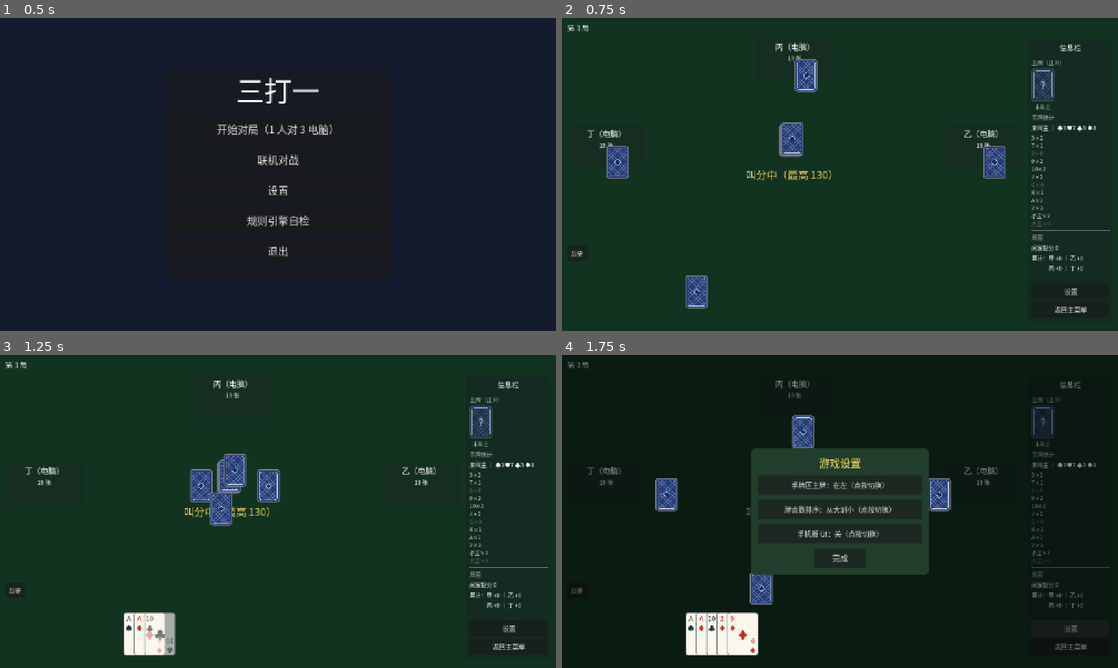
Above: before the commit, frames 1-4 (two rows, left to right).
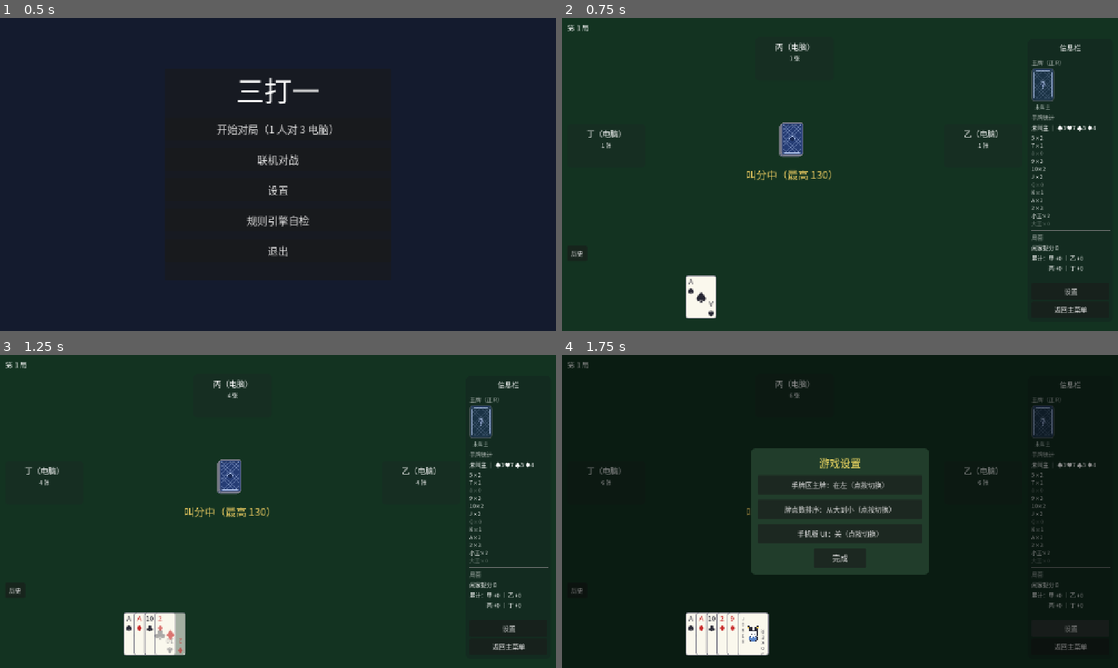
Above: after the commit, the same moments.

Repository: longy1/three-beat-one
Game: Godot game, scene res://scene/menu/main_menu.tscn
Two runs of this game, one before a commit and one after it. Both use one fixed random seed, a clock stepped at 60 frames per second and the inputs below.
Inputs:
- Up to frame 1 (0.5 s): no input
- Up to frame 2 (0.75 s): click "开始对局（1 人对 3 电脑）" at 0.5 s
- Up to frame 3 (1.25 s): no input
- Up to frame 4 (1.75 s): click "设置" at 1.25 s

Frame 1 is identical in both runs. In frame 2, 2.1% of the frame differs, in the area x 6-80%, y 12-96%; in frame 3, 2.4%, in the area x 6-77%, y 12-96%; in frame 4, 2.2%.

Commit message:
ui: 移除发牌飞牌动画，各家面板张数随发牌逐拍增长
- 删除中央到座位面板的背面飞牌（_fliers 池/FLIGHT/_seat_target 移除，
  play 去掉 seat_panels 参数），中央牌叠保留作发牌来源示意；只保留
  手牌在汇聚槽逐张现身（用户需求）
- 新增 on_tick(已发张数) 逐拍回调：控制器 _deal_shown_count + _refresh_seats
  使各家座位面板张数从 0 张随发牌一张一张增长，动画结束回归引擎权威值
- 新增 test_deal_animation_counts_tick；修复新用例 Variant 推断触发
  警告即错误的编译失败；coding.md/AGENTS.md/update.md/视觉稿同步

Diff:
--- a/script/table/deal_animator.gd
+++ b/script/table/deal_animator.gd
@@ -1,18 +1,17 @@
 class_name DealAnimator
 extends RefCounted
 ## 发牌动画（表现层，不阻塞对局逻辑）：开局牌桌中央出现背面牌叠，逐拍一张一张
-## 发牌——每拍约 0.2 秒，3 张背面飞向闲家座位面板、1 张背面飞进自己手牌的汇聚槽，
-## 落位即翻正面现身（手里实时多一张，按发牌顺序排成紧凑行）；全部到齐后从两边
-## 往中间收拢到一张，最后展开到真实牌序布局——展开前把牌按目标位 x 升序重排
-## 容器子节点（途中牌与牌的遮盖关系与排序后一致），每张以【相同时长】平移至
-## 应处位置（目标位取自 HandArea 已渲染的真实卡牌位——控制器先做一次测量渲染
-## 并隐藏，动画结束回调里重渲放行；不复制布局数学，单一事实源仍是
-## HandArea._do_render [码4]）。
+## 发牌——每拍约 0.2 秒，自己手牌多一张（在汇聚槽翻正面现身，按发牌顺序排成
+## 紧凑行），各家座位面板的牌数计数经 on_tick 回调同步逐拍增加（无飞行牌）；
+## 全部到齐后从两边往中间收拢到一张，最后展开到真实牌序布局——展开前把牌按
+## 目标位 x 升序重排容器子节点（途中牌与牌的遮盖关系与排序后一致），每张以
+## 【相同时长】平移至应处位置（目标位取自 HandArea 已渲染的真实卡牌位——
+## 控制器先做一次测量渲染并隐藏，动画结束回调里重渲放行；不复制布局数学，
+## 单一事实源仍是 HandArea._do_render [码4]）。
 ## speed 为时长缩放（UI 测试调大以加速）；场景退出/清理时安全早退（[构3.3]）。
 
 
 const TICK := 0.2          ## 发牌节拍：每张约 0.2 秒一张
-const FLIGHT := 0.18       ## 单张飞行时长（小于节拍，落位不与下一拍重叠）
 const LAND_FADE := 0.08    ## 落位翻正面现身的淡入时长
 const CLUMP_DELAY := 0.25  ## 到齐后收拢前的停顿
 const COLLAPSE_DUR := 0.4  ## 收拢时长
@@ -23,7 +22,6 @@
 
 var _root: Control = null
 var _hand_area: HandArea = null
-var _fliers: Array = []            ## 飞行牌控件池（3 张闲家 + 1 张我方，逐拍复用）
 var _deck_stack: Control = null
 var _clump_holder: Control = null  ## 我方牌容器（子节点序即 z 序，展开前重排）
 var _clump: Array = []             ## 我方到手牌控件（汇聚/收拢/展开阶段）
@@ -33,9 +31,10 @@
 
 
 ## 播放完整发牌动画。前提：控制器已做一次真实渲染（布局就绪）并隐藏真实牌面。
-## my_hand 为本地玩家手牌（引擎数组序 = 发牌顺序）。
-func play(root: Control, hand_area: HandArea, seat_panels: Dictionary, my_hand: Array,
-		on_done: Callable) -> void:
+## my_hand 为本地玩家手牌（引擎数组序 = 发牌顺序）；on_tick = 逐拍回调
+## （参数 = 已发张数，控制器驱动各家座位面板计数随发牌增长）。
+func play(root: Control, hand_area: HandArea, my_hand: Array,
+		on_done: Callable, on_tick: Callable = Callable()) -> void:
 	clear()
 	_root = root
 	_hand_area = hand_area
@@ -62,14 +61,6 @@
 		back.mouse_filter = Control.MOUSE_FILTER_IGNORE
 		back.position = deck_center - CardWidget.SIZE_NORMAL / 2.0 + Vector2(i * 2.0, -i * 2.0)
 		_deck_stack.add_child(back)
-	# 飞行牌池（4 张：3 张闲家 + 1 张我方，逐拍复用）
-	for i in 4:
-		var w := CardWidget.create(null, false, true)
-		w.mouse_filter = Control.MOUSE_FILTER_IGNORE
-		w.z_index = 41
-		w.visible = false
-		root.add_child(w)
-		_fliers.append(w)
 	# 我方汇聚槽（提前算好：发牌顺序紧凑行，居中于手牌区）与预建正面牌（隐藏待落位）。
 	# 行基线 y 与真实手牌行同步（取测量位任一牌的全局中心 y——同排固定 HAND_BASE_Y；
 	# 旧版「手牌区中心上方 8px」比实际手牌行偏高，用户报告改同步）
@@ -99,37 +90,24 @@
 		_clump.append(w)
 		_clump_cards.append(card)
 		_clump_slots.append(clump_center + Vector2((i - (n - 1) / 2.0) * gather_spacing, 0))
-	# 逐拍发牌：每拍 3 张背面飞向闲家面板 + 1 张背面飞向我方下一张的汇聚槽，
-	# 节拍到点落位（飞行牌隐去、真实牌面在槽位现身 = 手里实时多一张）
+	# 逐拍发牌（无飞行牌，用户需求：只保留手牌一张一张变多）：每拍我方牌在汇聚槽
+	# 翻正面现身，各家牌数计数经 on_tick 同步 +1（控制器刷新座位面板张数）
+	if on_tick.is_valid():
+		on_tick.call(0)
 	for i in n:
 		if not _guard():
 			return
-		for seat in 3:
-			var f: CardWidget = _fliers[seat]
-			f.visible = true
-			f.position = deck_center - CardWidget.SIZE_SMALL / 2.0
-			var tw := root.create_tween()
-			tw.tween_property(f, "position", _seat_target(root, seat + 1, hand_area, seat_panels),
-				FLIGHT / speed).set_trans(Tween.TRANS_SINE).set_ease(Tween.EASE_IN_OUT)
-		var mine: CardWidget = _fliers[3]
-		mine.visible = true
-		mine.position = deck_center - CardWidget.SIZE_SMALL / 2.0
-		var my_tw := root.create_tween()
-		my_tw.tween_property(mine, "position", _clump_slots[i] - CardWidget.SIZE_NORMAL / 2.0,
-			FLIGHT / speed).set_trans(Tween.TRANS_SINE).set_ease(Tween.EASE_IN_OUT)
-		await tree.create_timer(TICK / speed).timeout
-		if not _guard():
-			return
-		mine.visible = false
 		var landed: CardWidget = _clump[i]
 		var fade := root.create_tween()
 		fade.tween_property(landed, "modulate:a", 1.0, LAND_FADE / speed)
+		if on_tick.is_valid():
+			on_tick.call(i + 1)
+		if i < n - 1:
+			await tree.create_timer(TICK / speed).timeout
 	if not _guard():
 		return
 	_deck_stack.queue_free()
 	_deck_stack = null
-	for w in _fliers:
-		w.visible = false
 	# 停顿后两边往中间收拢到一张
 	await tree.create_timer(CLUMP_DELAY / speed).timeout
 	if not _guard():
@@ -178,13 +156,6 @@
 	return Vector2(rect.position.x + 36 + idx * HandArea.SPACING_MAX, y)
 
 
-## 飞行目标：闲家 = 座位面板中心；我 = 手牌区中心（防御兜底）
-func _seat_target(root: Control, seat: int, hand_area: HandArea, seat_panels: Dictionary) -> Vector2:
-	if seat == 0 or not seat_panels.has(seat):
-		return hand_area.get_global_rect().get_center()
-	return seat_panels[seat].get_global_rect().get_center()
-
-
 ## 每个等待点后的安全守卫：场景退出/被清理即终止动画链
 func _guard() -> bool:
 	if not active or _root == null or not is_instance_valid(_root) or not _root.is_inside_tree():
@@ -199,10 +170,6 @@
 	if _deck_stack != null and is_instance_valid(_deck_stack):
 		_deck_stack.queue_free()
 	_deck_stack = null
-	for w in _fliers:
-		if is_instance_valid(w):
-			w.queue_free()
-	_fliers.clear()
 	if _clump_holder != null and is_instance_valid(_clump_holder):
 		_clump_holder.queue_free()
 	_clump_holder = null
--- a/script/table/game_table.gd
+++ b/script/table/game_table.gd
@@ -43,6 +43,7 @@
 var _bid_bubbles := BidBubbles.new()    ## 叫分对话气泡（_refresh_seats 状态驱动）
 var _deal_animator := DealAnimator.new()  ## 发牌动画（开局/下一局；快照恢复不播）
 var _deal_active := false               ## 发牌动画进行中（_render_hand 挂起）
+var _deal_shown_count := 0              ## 发牌逐拍已发张数（动画期间座位面板显示值，on_tick 驱动）
 var _discard_button: Button = null       ## 扣底确认按钮（计数文案更新用）
 var _pending_trump_suit := -1
 var _last_trick_winner := -1
@@ -199,13 +200,21 @@
 
 ## 开局发牌动画：先做一次真实渲染（展开目标位的测量来源）并隐藏真实牌面与
 ## 虚线框（牌未分区排序前框位与牌不对齐），动画结束回调里重渲放行（虚线框
-## 随排序完成一起展现）。播放期间 _render_hand 全部挂起。
+## 随排序完成一起展现）。播放期间 _render_hand 全部挂起；逐拍回调驱动各家
+## 座位面板张数随发牌增长。
 func _start_deal_animation() -> void:
 	_deal_active = true
 	hand_area.render(engine.get_hand(HUMAN_SEAT), engine.trump)
 	hand_area.set_frames_visible(false)
 	hand_area.set_widgets_visible(false)
-	_deal_animator.play(self, hand_area, seat_panels, engine.get_hand(HUMAN_SEAT), _on_deal_done)
+	_deal_animator.play(self, hand_area, engine.get_hand(HUMAN_SEAT), _on_deal_done, _on_deal_tick)
+
+
+## 发牌逐拍回调：记录已发张数并刷新座位面板（各家张数随发牌一张一张增加）
+func _on_deal_tick(count: int) -> void:
+	_deal_shown_count = count
+	if _deal_active:
+		_refresh_seats()
 
 
 func _on_deal_done() -> void:
@@ -679,7 +688,12 @@
 		var status := ""
 		if engine.phase == GameEngine.Phase.TRICKS and _last_trick_winner == seat:
 			status = "✓ 上轮赢"
-		panel.set_info(seat_names[seat], "%d 张" % engine.hand_count(seat), status)
+		# 发牌动画期间：面板张数随逐拍计数增长（DealAnimator on_tick 驱动），
+		# 动画结束后回归引擎权威值（用户需求：各家张数随发牌一张一张增加）
+		var shown_count: int = engine.hand_count(seat)
+		if _deal_active:
+			shown_count = mini(_deal_shown_count, shown_count)
+		panel.set_info(seat_names[seat], "%d 张" % shown_count, status)
 		var is_turn: bool = (engine.phase == GameEngine.Phase.AUCTION and engine.auction.turn == seat) \
 			or (engine.phase == GameEngine.Phase.TRICKS and engine.turn_seat == seat)
 		panel.set_highlight(is_turn)
--- a/static/ui-mockup.svg
+++ b/static/ui-mockup.svg
@@ -84,7 +84,7 @@
   <!-- 中央空旷区标注 -->
   <text x="536" y="230" font-size="12" fill="#5a7a68" text-anchor="middle">中央空旷区（y136~432）</text>
   <text x="536" y="248" font-size="12" fill="#5a7a68" text-anchor="middle">居中展示层（叫主点数面板 / 牌堆弹层 / 翻底底牌面板 / 结算面板）：点锚主牌桌十字中心 + grow BOTH</text>
-  <text x="536" y="266" font-size="12" fill="#8fd0a8" text-anchor="middle">发牌动画（DealAnimator，开局/下一局；快照恢复不播）：中央牌叠 → 逐拍一张（约 0.2s/张：3 背面飞闲家 + 1 背面飞入我方汇聚槽，落位翻正现身）→ 收拢 → 展开成牌序（同长平移、途中遮盖按排序后；AI 表态挂起至排序完成）</text>
+  <text x="536" y="266" font-size="12" fill="#8fd0a8" text-anchor="middle">发牌动画（DealAnimator，开局/下一局；快照恢复不播）：中央牌叠 → 逐拍一张（约 0.2s/张，无飞牌：手牌在汇聚槽现身，各家面板张数同步逐拍 +1）→ 收拢 → 展开成牌序（同长平移、途中遮盖按排序后；AI 表态与叫分气泡挂起至排序完成）</text>
 
   <!-- ═══ 你的出牌（手牌正上方 y384~461；重叠步距与手牌同款，2026-11-19） ═══ -->
   <rect x="460" y="388" width="48" height="64" rx="5" fill="#f7f3e8" stroke="#888"/>
--- a/test/test_ui.gd
+++ b/test/test_ui.gd
@@ -634,6 +634,29 @@
 	await _release_table(table)
 
 
+## 发牌逐拍（无飞行牌）：各家座位面板张数随发牌一张一张增加（轮询观察到计数
+## 上升），动画结束回归引擎权威 19 张
+func test_deal_animation_counts_tick(test) -> void:
+	var table = await _spawn_table()
+	test.check(table._deal_active, "动画进行中")
+	var count_of := func(seat: int) -> String:
+		return str((table.seat_panels[seat].get_node("VBox/CountLabel") as Label).text)
+	var tree: SceneTree = Engine.get_main_loop()
+	var first := -1
+	var saw_rise := false
+	var deadline := Time.get_ticks_msec() + 8000
+	while table._deal_active and Time.get_ticks_msec() < deadline:
+		var v := int(count_of.call(3).trim_suffix(" 张"))
+		if first < 0:
+			first = v
+		elif v > first:
+			saw_rise = true
+		await tree.process_frame
+	test.check(saw_rise, "发牌过程中张数逐拍增长（观察到计数上升）")
+	test.eq(count_of.call(3), "19 张", "发牌完成回归引擎权威 19 张")
+	await _release_table(table)
+
+
 ## 叫分对话气泡：叫分/放弃以气泡呈现（带尾巴指向座位），姓名版状态行腾空；
 ## 更高分出现清除低分气泡；拍卖结束全清
 func test_bid_bubbles_replace_seat_status(test) -> void:
Not shown, changed: AGENTS.md
Not shown, changed: doc/coding.md
Not shown, changed: doc/update.md
